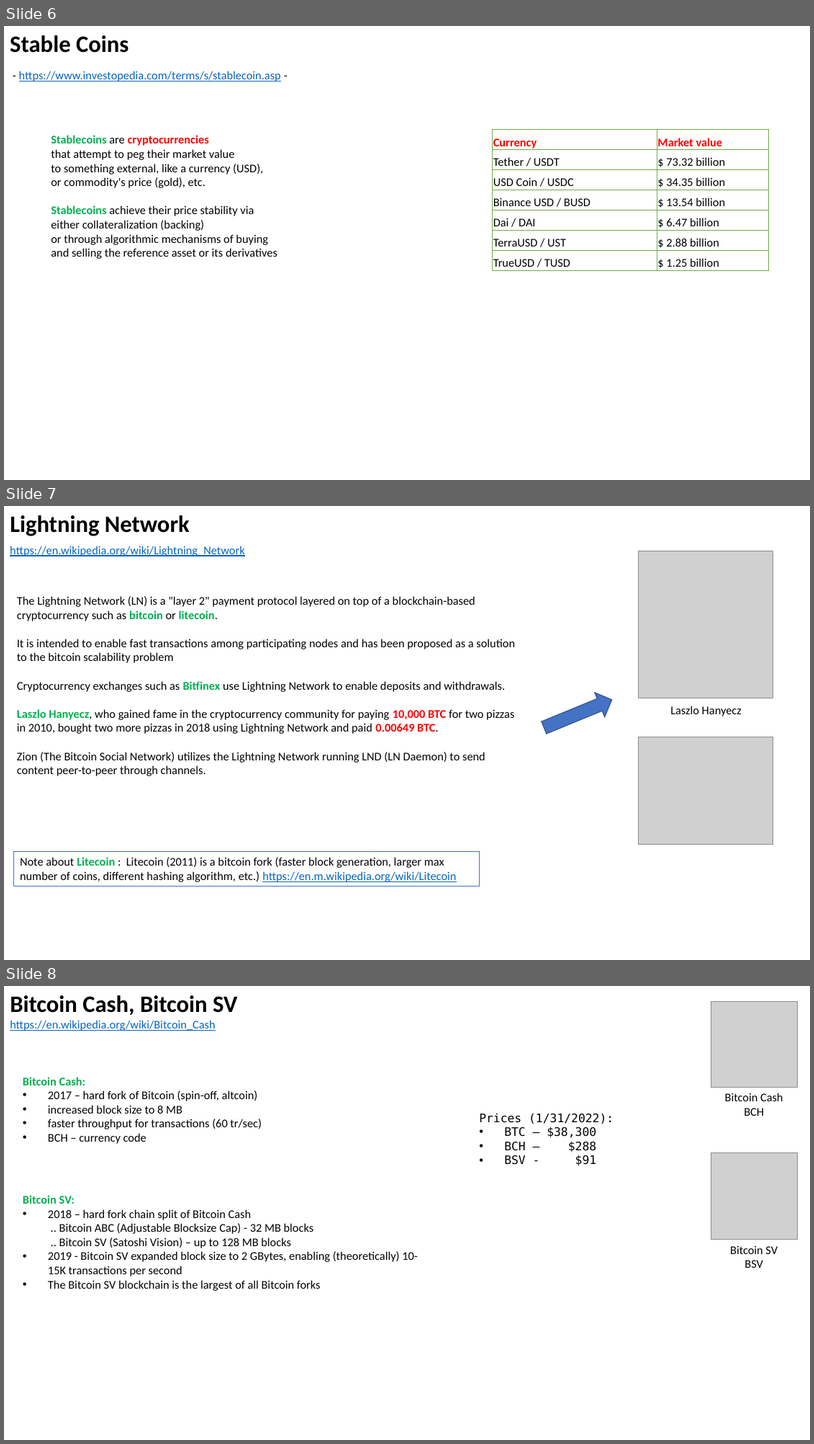
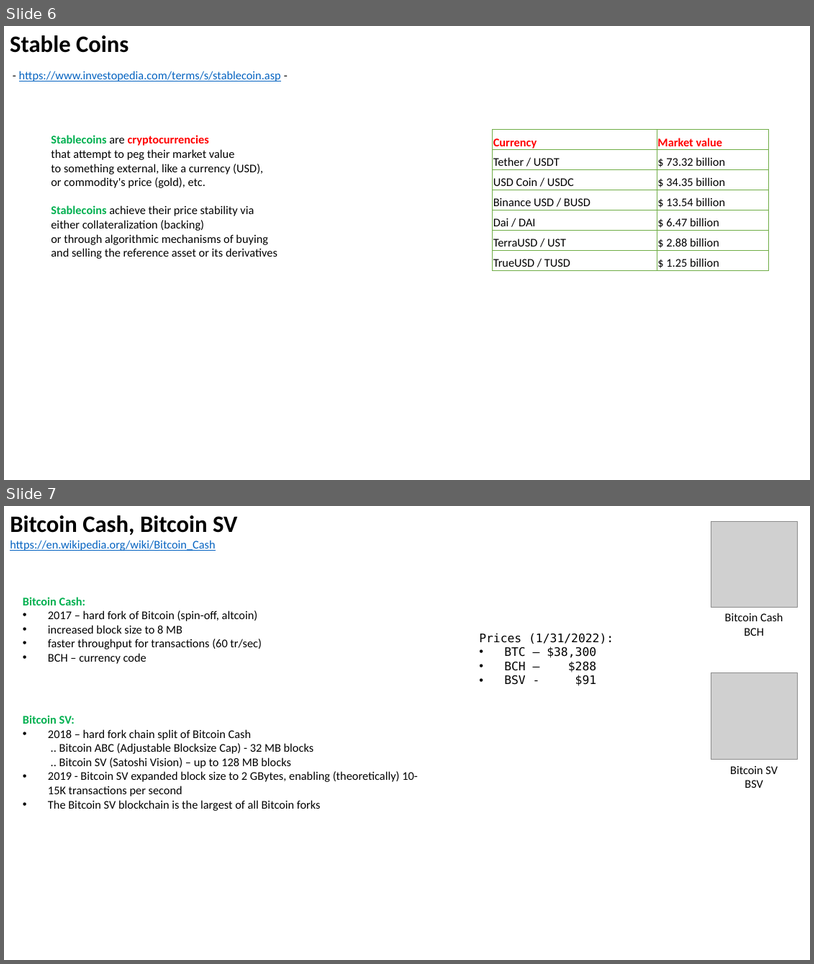
Before and after one commit to lselector/crypto, a slide deck: crypto_03_currencies.pptx. Shown one above the other, each under a label of ours: slides 6, 7 and 8 before the commit, slides 6 and 7 after it. The pictures are 814x1444 and 814x964 pixels, drawn with LibreOffice and Linux fonts; fonts in the diff are those of the drawing; grey boxes stand for pictures. Boxes give left, top, right and bottom in pixels: in the first picture for what was removed or moved away, otherwise in the second. Text is boxed around its words. In the diff, an @@ line names an element or a change of style, - is before the commit and + after.

```diff
--- a/crypto_03_currencies.pptx
+++ b/crypto_03_currencies.pptx
@@ slide 7 removed at bbox=[4, 506, 810, 960], background #FFFFFF @@
@@ text removed at bbox=[10, 515, 190, 536] @@
-Lightning Network
@@ text removed at bbox=[10, 546, 244, 556] @@
-https://en.wikipedia.org/wiki/Lightning_Network
@@ picture removed at bbox=[639, 551, 774, 698] @@
@@ text removed at bbox=[17, 596, 515, 776] @@
-The Lightning Network (LN) is a "layer 2" payment protocol layered on top of a blockchain-based cryptocurrency such as bitcoin or litecoin.
-It is intended to enable fast transactions among participating nodes and has been proposed as a solution to the bitcoin scalability problem
-Cryptocurrency exchanges such as Bitfinex use Lightning Network to enable deposits and withdrawals.
-Laszlo Hanyecz, who gained fame in the cryptocurrency community for paying 10,000 BTC for two pizzas in 2010, bought two more pizzas in 2018 using Lightning Network and paid 0.00649 BTC.
-Zion (The Bitcoin Social Network) utilizes the Lightning Network running LND (LN Daemon) to send content peer-to-peer through channels.
@@ right arrow removed at bbox=[540, 687, 617, 740] @@
@@ text removed at bbox=[671, 705, 742, 716] @@
-Laszlo Hanyecz
@@ picture removed at bbox=[639, 737, 774, 844] @@
@@ rectangle removed at bbox=[13, 852, 479, 886] @@
-Note about Litecoin : Litecoin (2011) is a bitcoin fork (faster block generation, larger max number of coins, different hashing algorithm, etc.) https://en.m.wikipedia.org/wiki/Litecoin
@@ what was slide 8 is now slide 7 @@
```
Also in this commit, not shown: 1 slide changed, 1 other slide removed, 11 other files.
